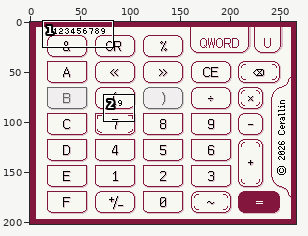
Pixel-art file -- design/HexCalculatorDS-sub-design.ase. Above, an overview of the earlier version with the close-up marked.
Close-up. The starting point:
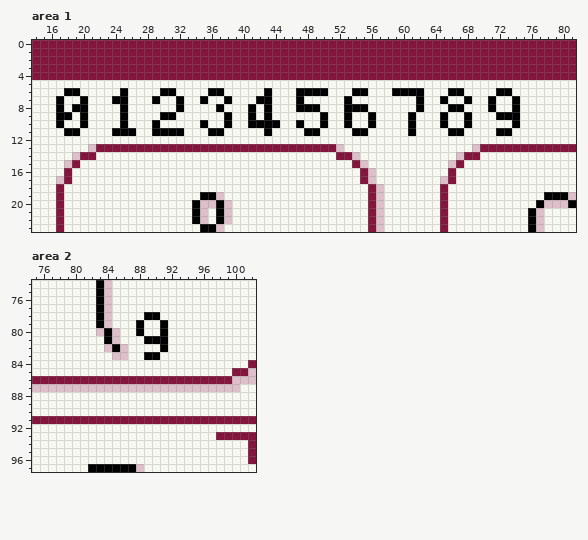
266x202 pixels, 1 frame. Shown: area 1: x 14..81, y 0..23; area 2: x 75..102, y 74..97.
Once edited:
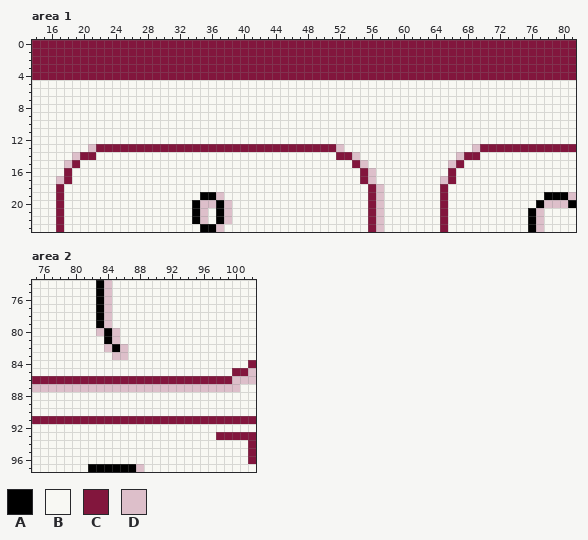
Palette (. is transparent): A #000000  B #f8f8f3  C #82163d  D #ddbfca
Author's note on the commit: feat(build): Add sub number tilemap
Edits made:
layer "括号右侧小数字" removed
Area 1:
Colour B replaces colour A in row 6 at x 18 to 19, 25, 30 to 31, 36 to 37, 43, 47 to 50, 54 to 55, 59 to 62, 66 to 67 and 72 to 73; in row 7 at x 17, 20, 24 to 25, 29, 32, 35, 38, 42 to 43, 47, 53, 62, 65, 68, 71 and 74; in row 8 at x 17, 19 to 20, 25, 32, 37, 41, 43, 47 to 49, 53 to 55, 62, 66 to 67, 71 and 74; in row 9 at x 17 to 18, 20, 25, 30 to 31, 38, 41, 43, 50, 53, 56, 61, 65, 68 and 72 to 74; in row 10 at x 17, 20, 25, 29, 35, 38, 41 to 44, 47, 50, 53, 56, 61, 65, 68 and 74; in row 11 at x 18 to 19, 24 to 26, 29 to 32, 36 to 37, 43, 48 to 49, 54 to 55, 61, 66 to 67 and 72 to 73.
Area 2, layer "按钮按键/带数字(按钮":
Colour B replaces colour A in row 78 at x 89 to 90; in rows 79 to 80 at x 88 and 91; in row 81 at x 89 to 91; in row 82 at x 91; in row 83 at x 89 to 90.
Changed places in both close-ups, as pixel boxes (x1, y1, x2, y2):
changed: (56, 88, 520, 136)
changed: (136, 312, 168, 360)
